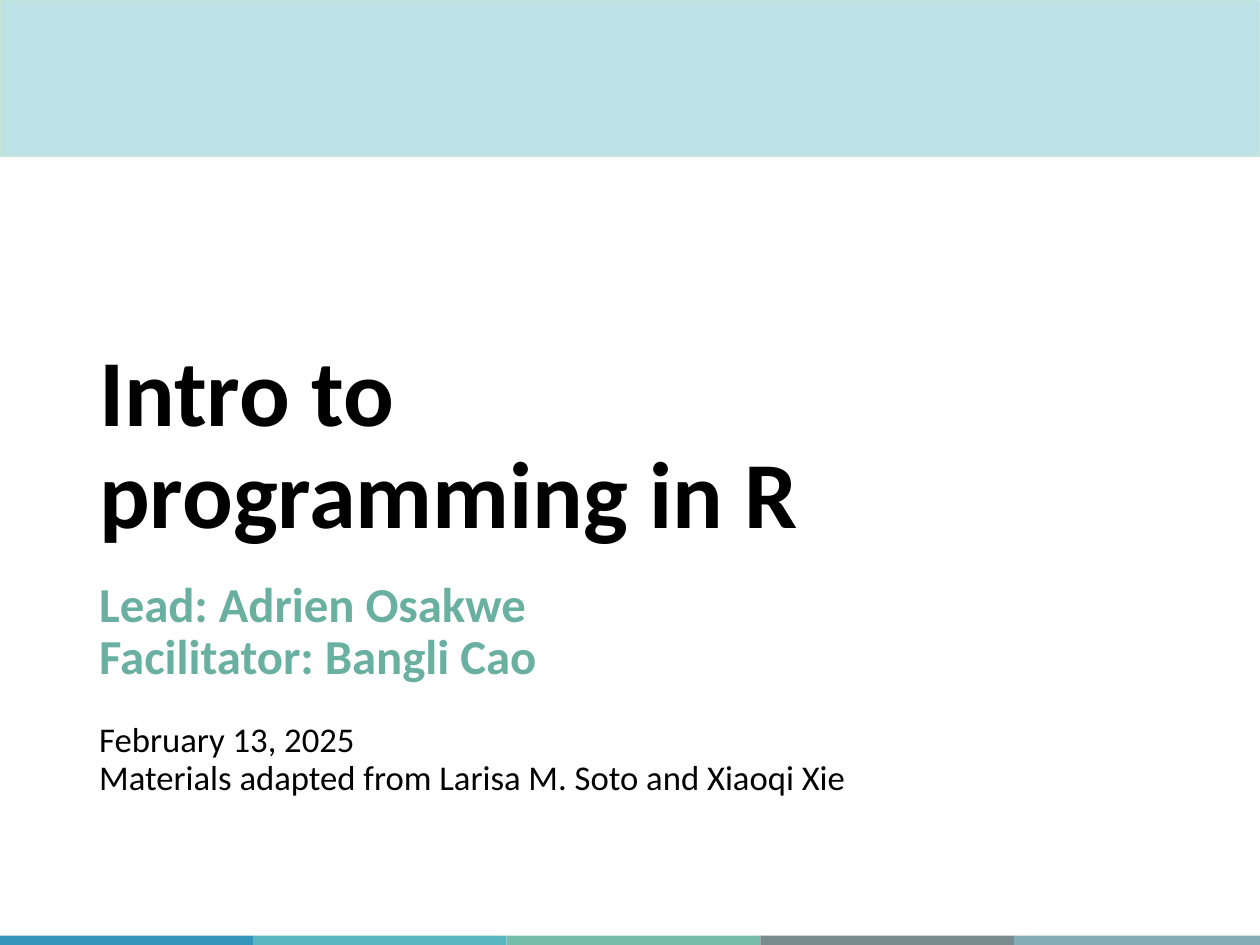
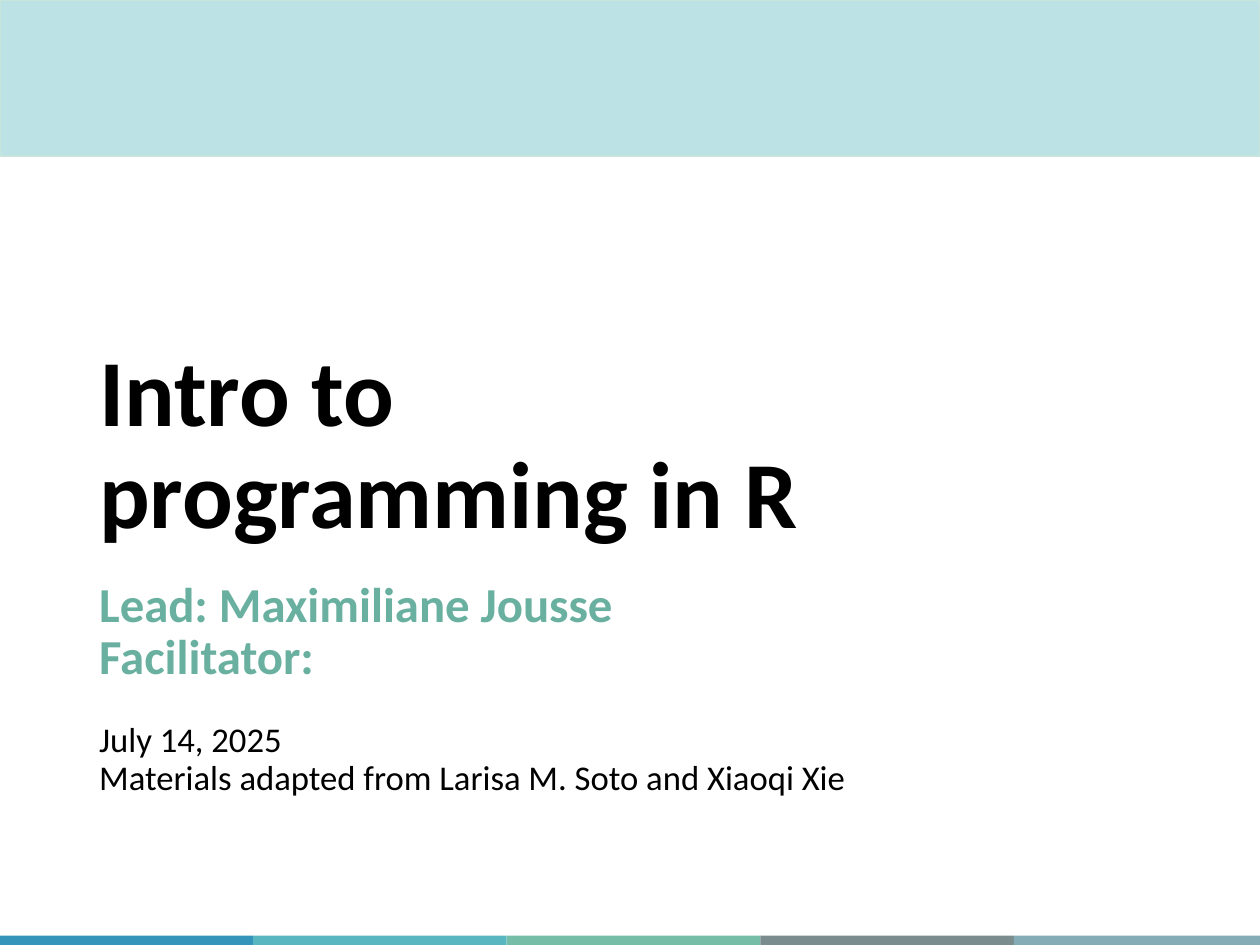
Before and after one commit to MJousse/IntroRacademic, a slide deck: slide 2 of slides/MiCM_IntroToR.pptx. Drawn at 1260x945 pixels with LibreOffice and Linux fonts; fonts in the diff are those of the drawing; background and template pictures are left out. Boxes give left, top, right and bottom in pixels: in the first picture for what was removed or moved away, otherwise in the second. Text is boxed around its words. In the diff, an @@ line names an element or a change of style, - is before the commit and + after.

Commit message:
Changing slides to reflect date, people

```diff
--- a/slides/MiCM_IntroToR.pptx
+++ b/slides/MiCM_IntroToR.pptx
@@ title at (99, 364, 845, 796): text changed @@
-Intro to
-programming in R
-Lead: Adrien Osakwe
-Facilitator: Bangli Cao
-February 13, 2025
-Materials adapted from Larisa M. Soto and Xiaoqi Xie
+Intro to
+programming in R
+Lead: Maximiliane Jousse
+Facilitator:
+July 14, 2025
+Materials adapted from Larisa M. Soto and Xiaoqi Xie
```
Also in this commit, not shown: 1 other file.
